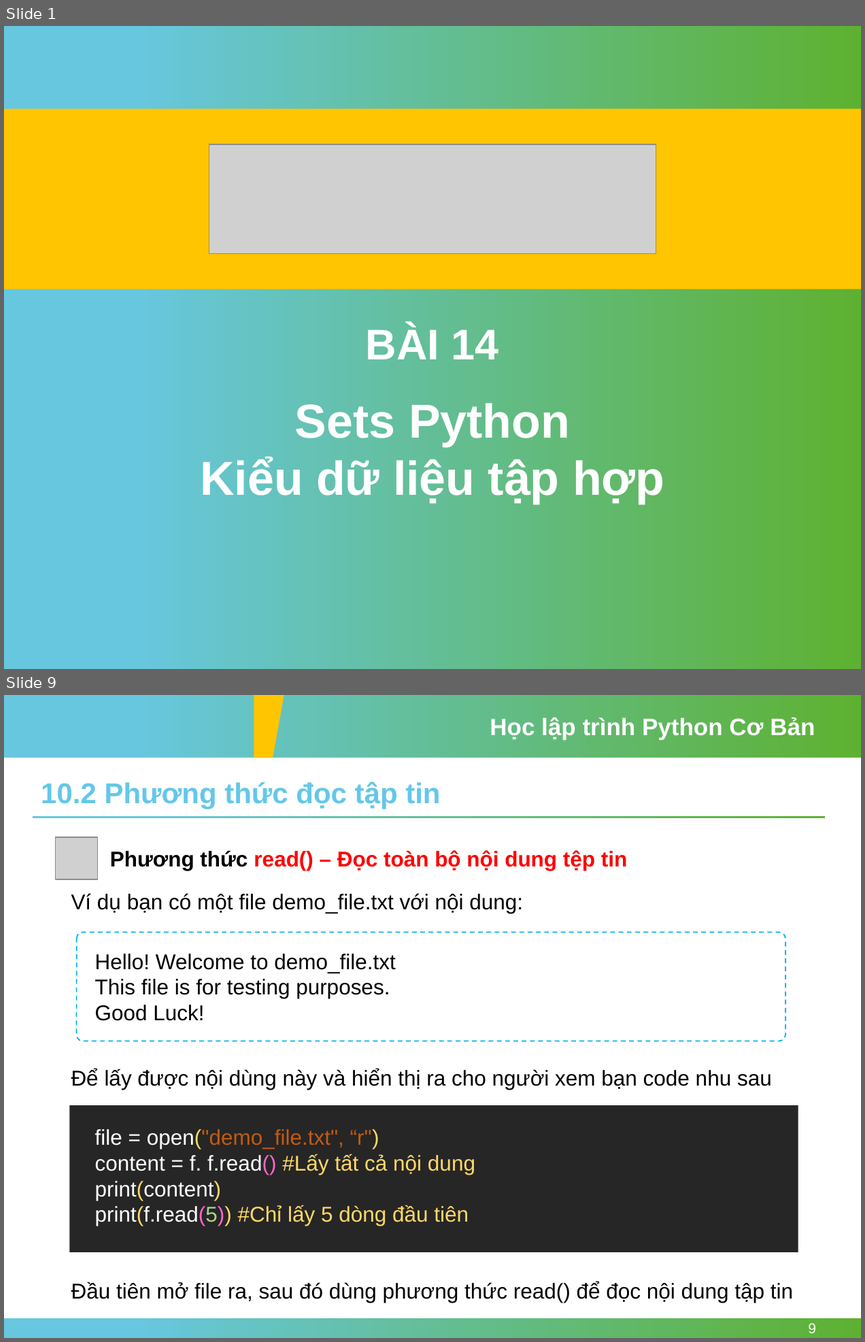
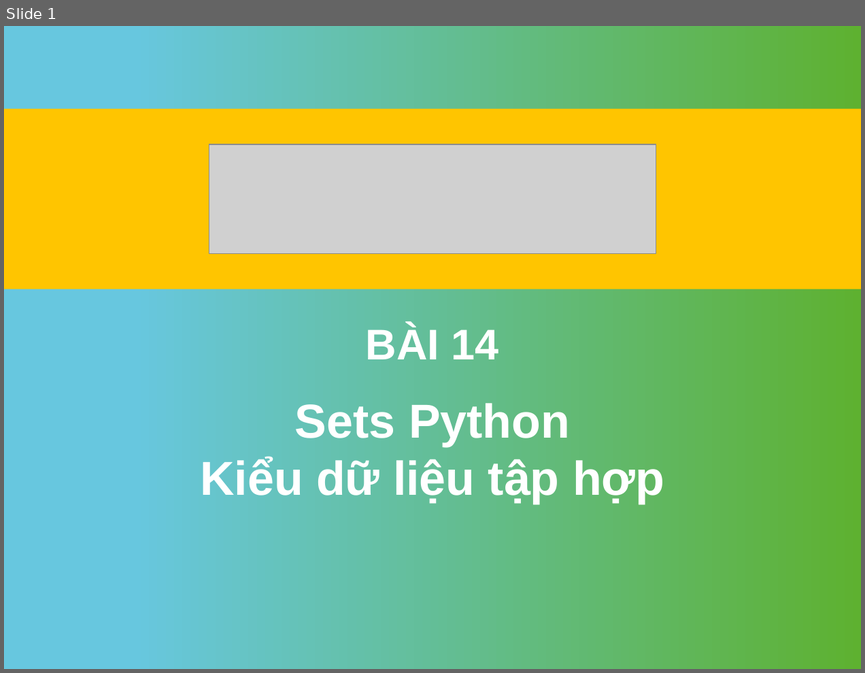
Before and after one commit to nhannn87dn/Learn-Python-Basic, a slide deck: Session-14-Sets/Session-14-Sets-Python.pptx. Shown one above the other, each under a label of ours: slides 1 and 9 before the commit, slide 1 after it; the slides between them are not shown. The pictures are 865x1342 and 865x673 pixels, drawn with LibreOffice and Linux fonts; fonts in the diff are those of the drawing; grey boxes stand for pictures; background and template pictures are left out. Boxes give left, top, right and bottom in pixels: in the first picture for what was removed or moved away, otherwise in the second. Text is boxed around its words. In the diff, an @@ line names an element or a change of style, - is before the commit and + after.

```diff
--- a/Session-14-Sets/Session-14-Sets-Python.pptx
+++ b/Session-14-Sets/Session-14-Sets-Python.pptx
@@ slide 9 removed at [4,695,861,1338], background #FFFFFF @@
@@ rectangle removed at [4,695,861,758] @@
@@ freeform shape removed at [254,695,284,758] @@
@@ text removed at [490,717,815,740] @@
-Học lập trình Python Cơ Bản
@@ text removed at [41,781,440,809] @@
-10.2 Phương thức đọc tập tin
@@ rectangle removed at [33,816,825,818] @@
@@ picture removed at [56,837,97,879] @@
@@ text removed at [110,850,627,870] @@
-Phương thức read() – Đọc toàn bộ nội dung tệp tin
@@ text removed at [71,893,523,913] @@
-Ví dụ bạn có một file demo_file.txt với nội dung:
@@ rounded rectangle removed at [77,932,785,1041] @@
@@ text removed at [95,953,395,1021] @@
-Hello! Welcome to demo_file.txt
-This file is for testing purposes.
-Good Luck!
@@ text removed at [71,1068,772,1089] @@
-Để lấy được nội dùng này và hiển thị ra cho người xem bạn code nhu sau
@@ rectangle removed at [70,1106,798,1252] @@
@@ text removed at [95,1129,475,1225] @@
-file = open("demo_file.txt", “r")
-content = f. f.read() #Lấy tất cả nội dung
-print(content)
-print(f.read(5)) #Chỉ lấy 5 dòng đầu tiên
@@ text removed at [71,1281,793,1302] @@
-Đầu tiên mở file ra, sau đó dùng phương thức read() để đọc nội dung tập tin
@@ rectangle removed at [4,1318,861,1338] @@
@@ page number removed at [808,1323,816,1333] @@
-9
```
Also in this commit, not shown: 3 slides changed, 7 slides added, 16 other slides removed, 11 other files.
